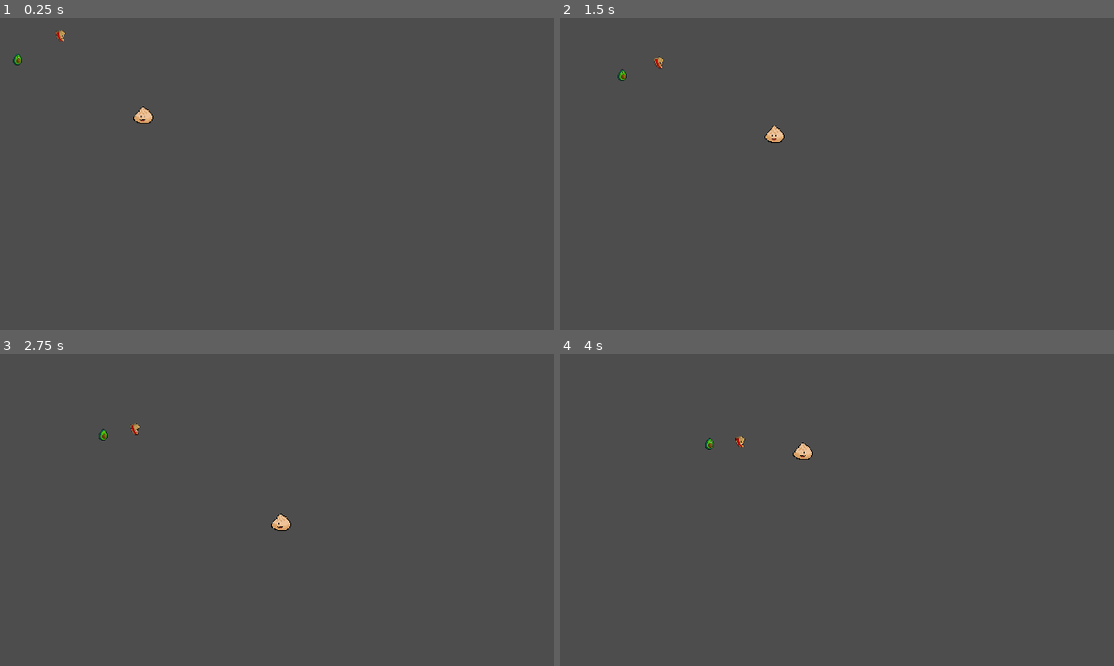
Above: before the commit, frames 1-4 (two rows, left to right).
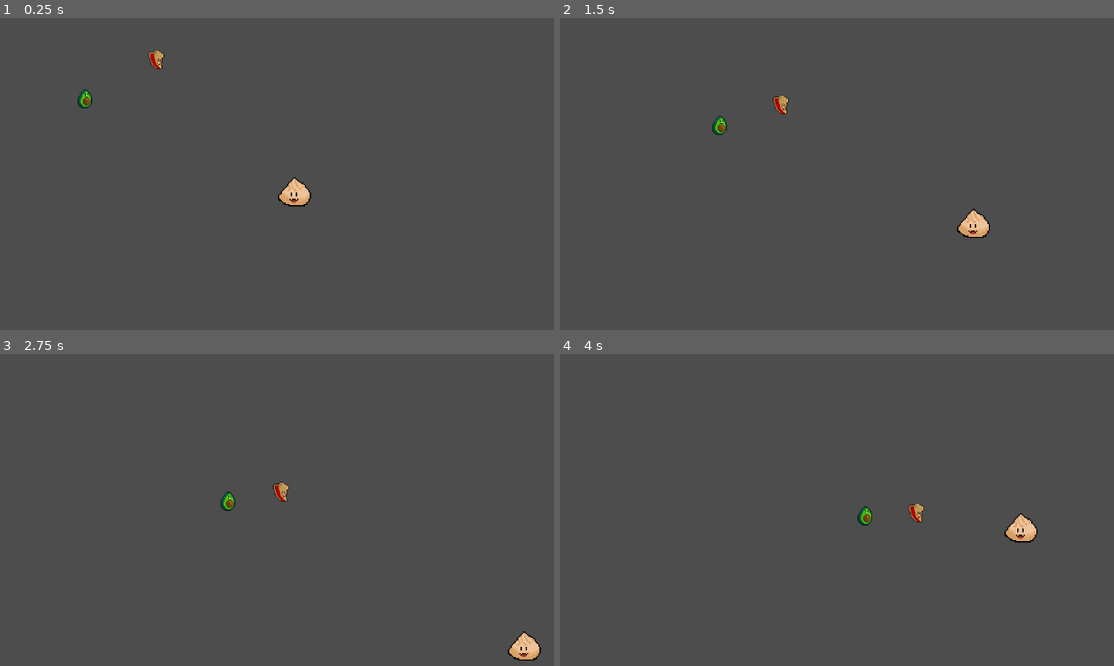
Above: after the commit, the same moments.

Repository: SteamedKoko/Gluttony
Game: Godot game, scene res://scenes/arena/arena.tscn
Two runs of this game, one before a commit and one after it. Both use one fixed random seed, a clock stepped at 60 frames per second and the inputs below.
Inputs:
- Up to frame 1 (0.25 s): no input
- Up to frame 2 (1.5 s): hold F (right) 0.53-1.28 s; hold Down (down) from 1.28 s (still down)
- Up to frame 3 (2.75 s): release Down (down) at 2.03 s; hold F (right) from 2.03 s (still down)
- Up to frame 4 (4 s): release F (right) at 2.78 s; hold Up (up) 2.78-3.53 s; hold S (left) from 3.53 s (still down)

The runs differ from the first frame. In frame 1, 0.9% of the frame differs, in the area x 2-57%, y 3-61%; in frame 2, 0.9%; in frame 3, 0.9%, in the area x 17-98%, y 22-99%; in frame 4, 0.9%.

Commit message:
feat: eat food upon collision

Diff:
--- a/entities/monsters/BaseMonster.tscn
+++ b/entities/monsters/BaseMonster.tscn
@@ -11,3 +11,5 @@
 
 [node name="CollisionShape2D" type="CollisionShape2D" parent="."]
 shape = SubResource("RectangleShape2D_sl6m7")
+
+[connection signal="body_entered" from="." to="." method="_on_body_entered"]
--- a/entities/monsters/base_monster.gd
+++ b/entities/monsters/base_monster.gd
@@ -9,9 +9,11 @@
 var anim: SpriteLoader
 var veclocity: float = 100
 
+var exp: float = 1
+var damage: float = 1
+
 func _ready() -> void:
 	var res = GlobalSpriteAssets.MONSTER_RESOURCES.get(monster_sprite).resource
-	print(res)
 	anim = SpriteLoader.new()
 	self.add_child(anim)
 	anim.load_sprite(res, 35, 35, 4, 1)
@@ -21,3 +23,12 @@
 func _physics_process(_delta: float) -> void:
 	if(player):
 		self.position = self.position.move_toward(player.position, _delta * veclocity)
+
+
+func _on_body_entered(body:Node2D) -> void:
+	if body is Player:
+		body.eat_food(exp, damage)
+		perish()
+
+func perish() -> void:
+	queue_free()
--- a/entities/player/player.gd
+++ b/entities/player/player.gd
@@ -13,6 +13,10 @@
     var input = Input.get_vector("left", "right", "up", "down")
     velocity = input * speed;
 
+func eat_food(exp_gained: float, damage: float):
+    # queue nom sound
+    current_hp -= damage
+    current_exp += exp_gained
 
 func _physics_process(_delta: float) -> void:
     get_movement()
--- /dev/null
+++ b/entities/spawner/spawner.tscn
@@ -0,0 +1,3 @@
+[gd_scene format=3 uid="uid://c2rh1w6xsy484"]
+
+[node name="Spawner" type="Node2D"]
--- a/project.godot
+++ b/project.godot
@@ -14,11 +14,6 @@
 run/main_scene="uid://gwslf667jj30"
 config/features=PackedStringArray("4.4", "Forward Plus")
 config/icon="res://icon.svg"
-
-[display]
-
-window/size/viewport_width=1920
-window/size/viewport_height=1080
 
 [input]
 
